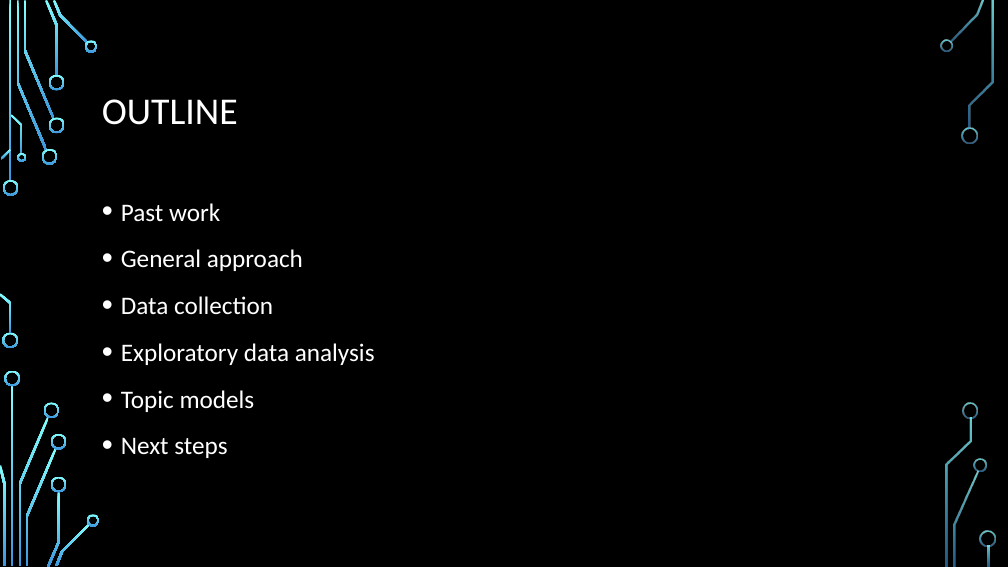
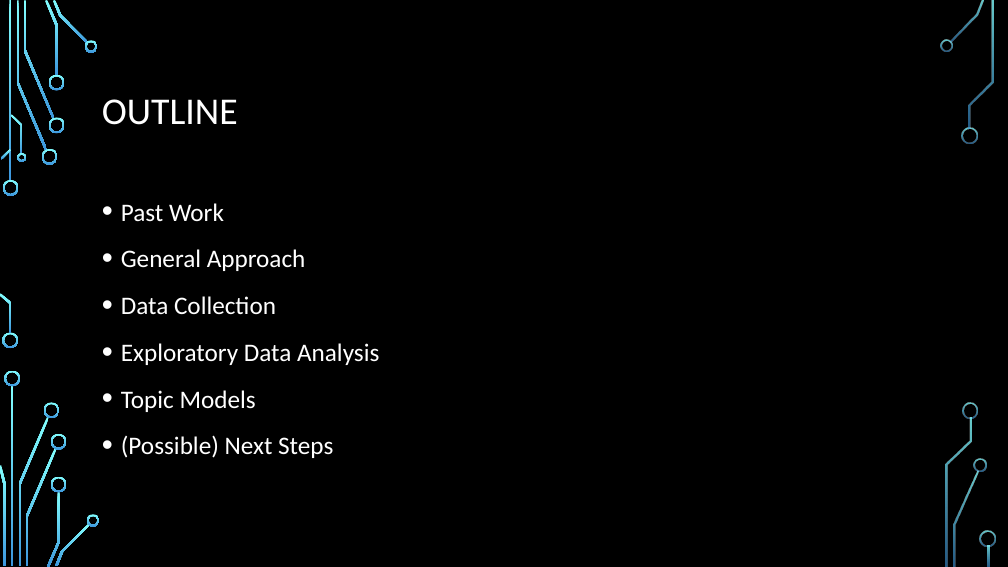
Before and after one commit to ngandhi01/TextMining, a slide deck: slide 2 of media/research_updates_2020-12-02.pptx. Drawn at 1008x567 pixels with LibreOffice and Linux fonts; fonts in the diff are those of the drawing; background and template pictures are left out. Boxes give left, top, right and bottom in pixels: in the first picture for what was removed or moved away, otherwise in the second. Text is boxed around its words. In the diff, an @@ line names an element or a change of style, - is before the commit and + after.

```diff
--- a/media/research_updates_2020-12-02.pptx
+++ b/media/research_updates_2020-12-02.pptx
@@ text at (121, 203, 379, 458): text changed @@
-• Past work
-• General approach
-• Data collection
-• Exploratory data analysis
-• Topic models
-• Next steps
+• Past Work
+• General Approach
+• Data Collection
+• Exploratory Data Analysis
+• Topic Models
+• (Possible) Next Steps
```
Also in this commit, not shown: 3 other slides changed, 4 slides added, 1 slide removed, 2 other files.
